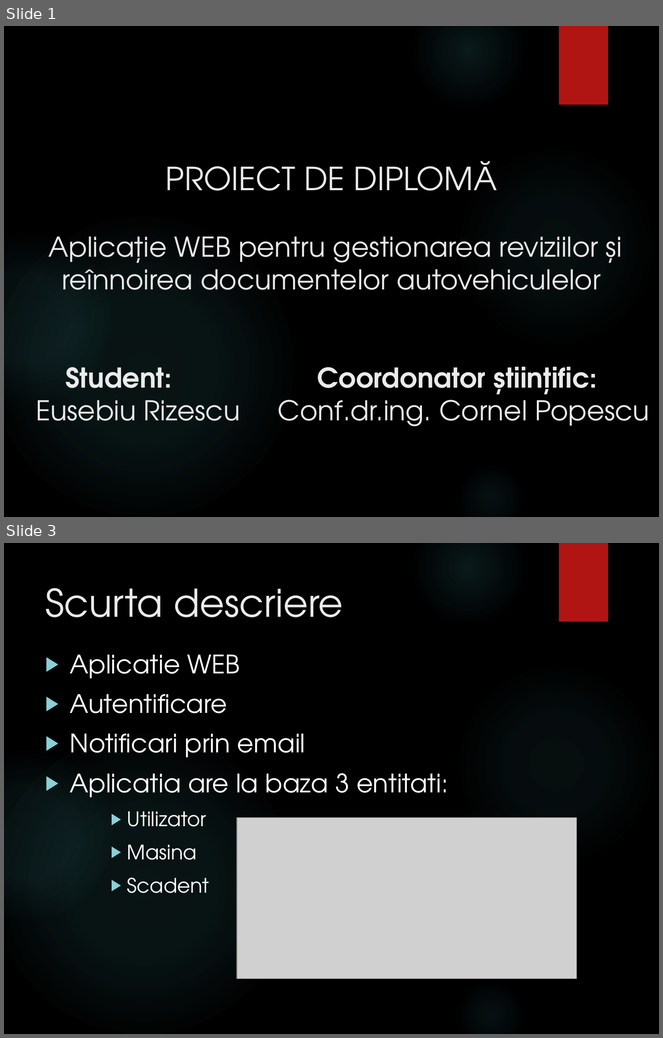
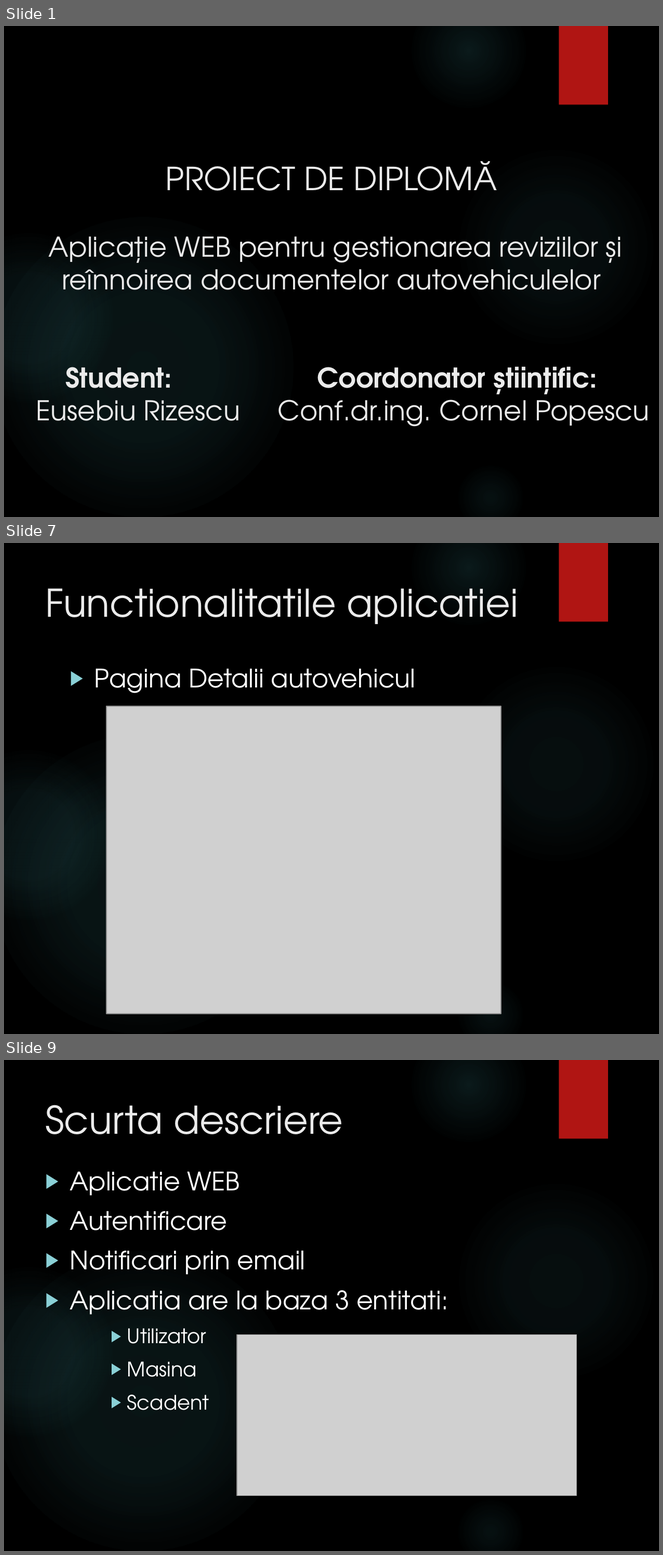
Before and after one commit to rizebi/bachelorProjectDiploma, a slide deck: Documentatie/Prezentare.pptx. Shown one above the other, each under a label of ours: slides 1 and 3 before the commit, slides 1, 7 and 9 after it; the slides between them are not shown. The pictures are 663x1038 and 663x1555 pixels, drawn with LibreOffice and Linux fonts; fonts in the diff are those of the drawing; grey boxes stand for pictures; background and template pictures are left out. Boxes give left, top, right and bottom in pixels: in the first picture for what was removed or moved away, otherwise in the second. Text is boxed around its words. In the diff, an @@ line names an element or a change of style, - is before the commit and + after.

```diff
--- a/Documentatie/Prezentare.pptx
+++ b/Documentatie/Prezentare.pptx
@@ slide 7 added at [4,543,659,1034], background picture (left out); not listed: 6 template elements that a slide beside it also shows @@
@@ title added at [45,588,518,624], 42 pt, text #EBEBEB @@
+Functionalitatile aplicatiei
@@ text added at [94,668,416,693], 28 pt, text #FFFFFF @@
+▶ Pagina Detalii autovehicul
@@ picture added at [106,706,501,1014] @@
@@ what was slide 3 is now slide 9 @@
```
Also in this commit, not shown: 1 slide changed, 9 other slides added, 1 other file.
